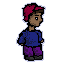
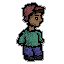
Layered file, before and after one edit (64×64). Changes by layer:
painted on "Paint Layer 1" over box(16, 2, 46, 62)
